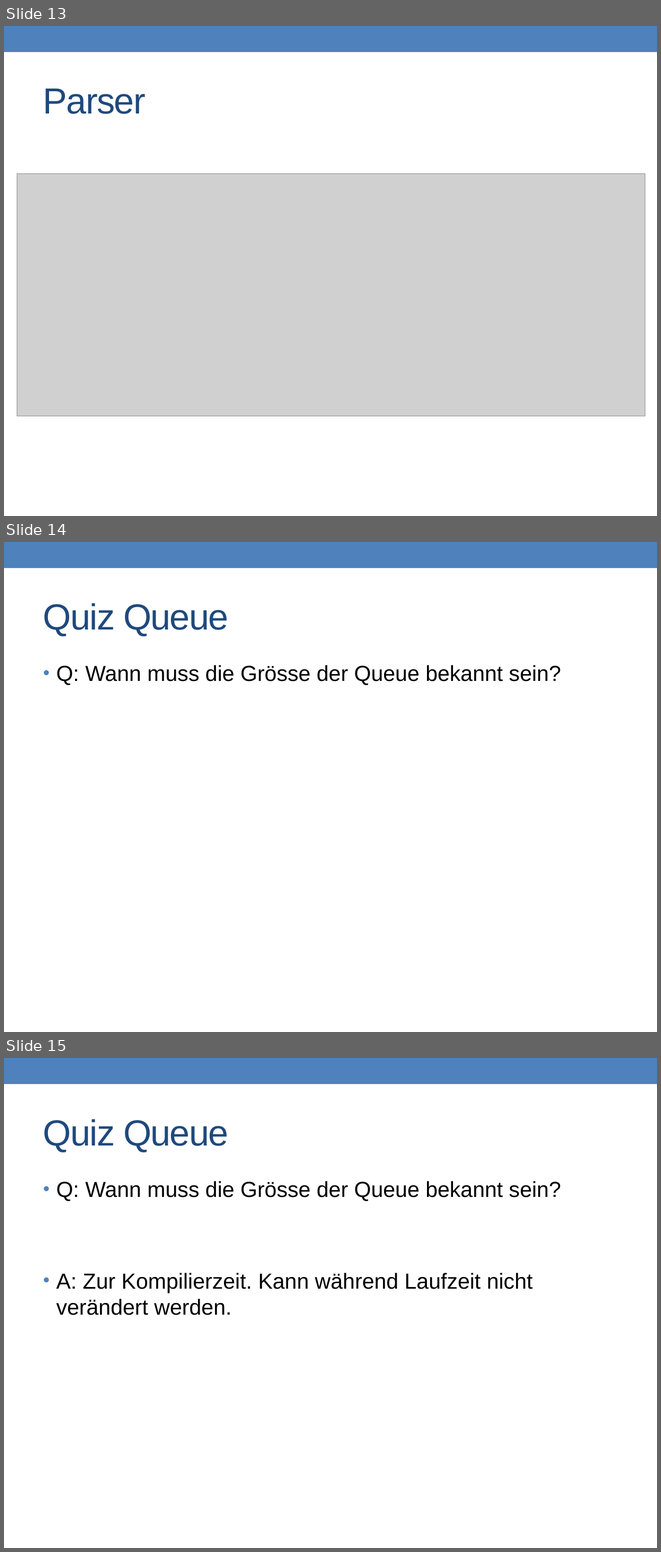
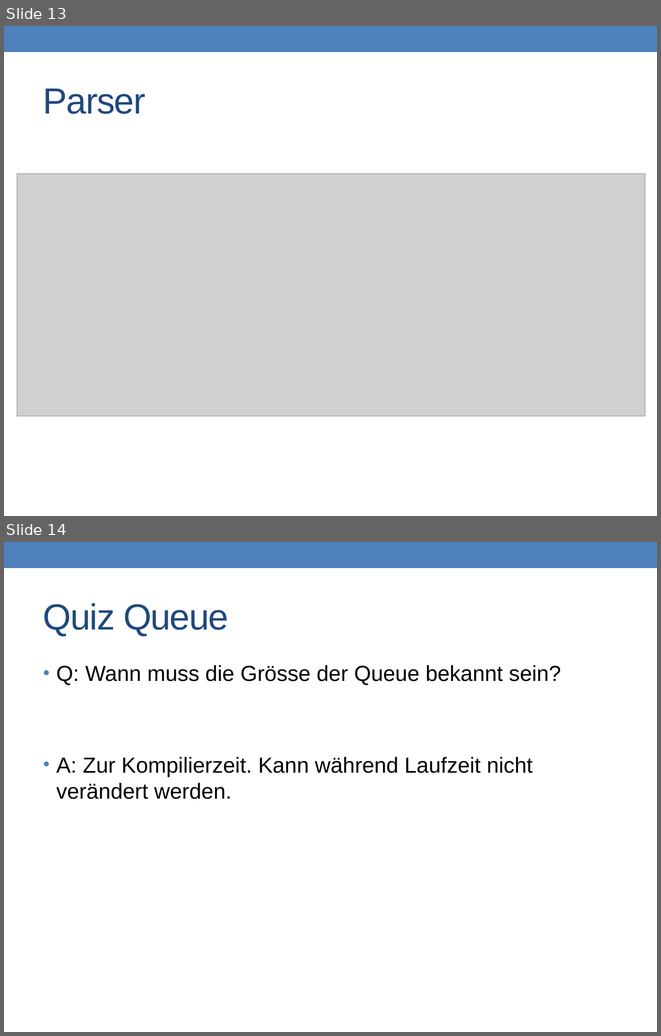
Before and after one commit to prg2lt1/robogit, a slide deck: Recap/ToroRecap.pptx. Shown one above the other, each under a label of ours: slides 13, 14 and 15 before the commit, slides 13 and 14 after it. The pictures are 661x1552 and 661x1036 pixels, drawn with LibreOffice and Linux fonts; fonts in the diff are those of the drawing; grey boxes stand for pictures. Boxes give left, top, right and bottom in pixels: in the first picture for what was removed or moved away, otherwise in the second. Text is boxed around its words. In the diff, an @@ line names an element or a change of style, - is before the commit and + after.

```diff
--- a/Recap/ToroRecap.pptx
+++ b/Recap/ToroRecap.pptx
@@ slide 14 removed at (4,542,657,1032), background #FFFFFF; not listed: 1 template element that a slide beside it also shows @@
@@ title removed at (43,603,229,636) @@
-Quiz Queue
@@ text removed at (56,665,561,685) @@
-• Q: Wann muss die Grösse der Queue bekannt sein?
@@ what was slide 15 is now slide 14 @@
```
Also in this commit, not shown: 1 other slide removed.
